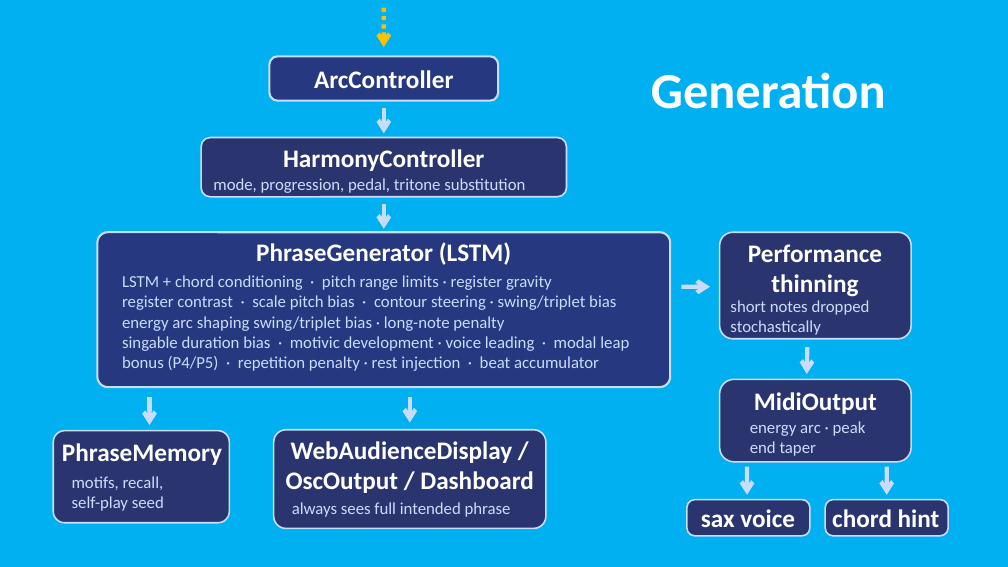
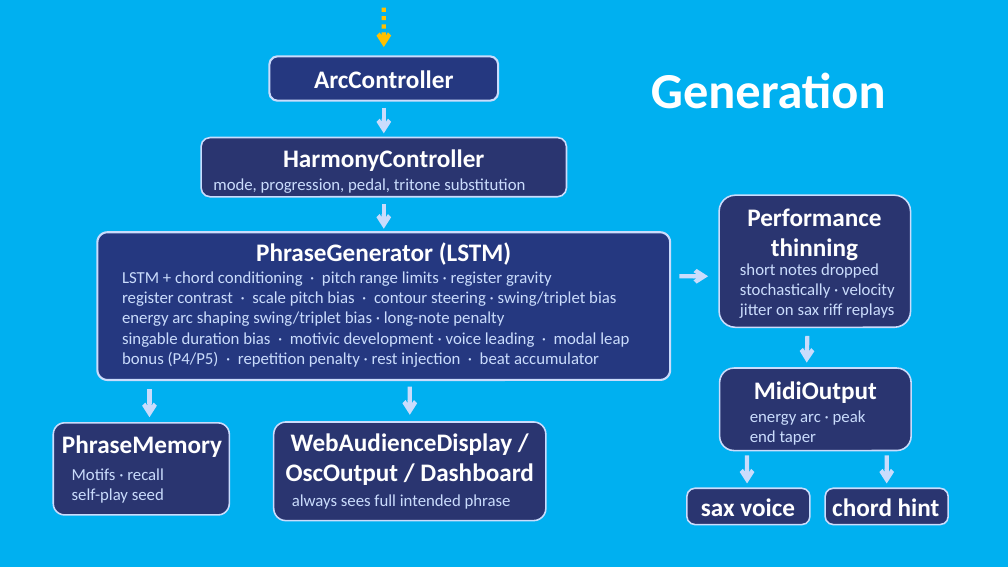
Before and after one commit to davidderoure/wolfson, a slide deck: slide 7 of docs/wolfson.pptx. Drawn at 1008x567 pixels with LibreOffice and Linux fonts; fonts in the diff are those of the drawing. Boxes give left, top, right and bottom in pixels: in the first picture for what was removed or moved away, otherwise in the second. Text is boxed around its words. In the diff, an @@ line names an element or a change of style, - is before the commit and + after.

```diff
--- a/docs/wolfson.pptx
+++ b/docs/wolfson.pptx
@@ rounded rectangle: place and size @@
-rounded rectangle at (720,232,911,339)
+rounded rectangle at (719,195,910,327)
@@ text "Performance thinning": place and size @@
-text "Performance thinning" at (748,244,882,297)
+text "Performance thinning" at (747,208,881,261)
@@ rounded rectangle: place and size @@
-rounded rectangle at (98,232,671,387)
+rounded rectangle at (98,232,671,380)
@@ text "short notes dropped": place and size @@
-text "short notes dropped" at (730,300,870,335)
+text "short notes dropped" at (740,263,895,318)
@@ 7 texts, 5 rounded rectangles, 5 arrows: place and size @@
-7 texts, 5 rounded rectangles, 5 arrows at (53,287,949,536)
+7 texts, 5 rounded rectangles, 5 arrows at (53,276,949,525)
@@ text at (740,283,895,318): text changed @@
-stochastically
+stochastically · velocity jitter on sax riff replays
@@ arrow moved from (410, 398) - (410, 423) to (410, 386) - (410, 415) @@
@@ 2 texts, 1 line: place and size @@
-2 texts, 1 line at (122,275,629,493)
+2 texts, 1 line at (122,271,629,485)
@@ text at (72,468,164,480): text changed @@
-motifs, recall,
+Motifs · recall
```
Also in this commit, not shown: 2 other slides changed, 1 other file.
